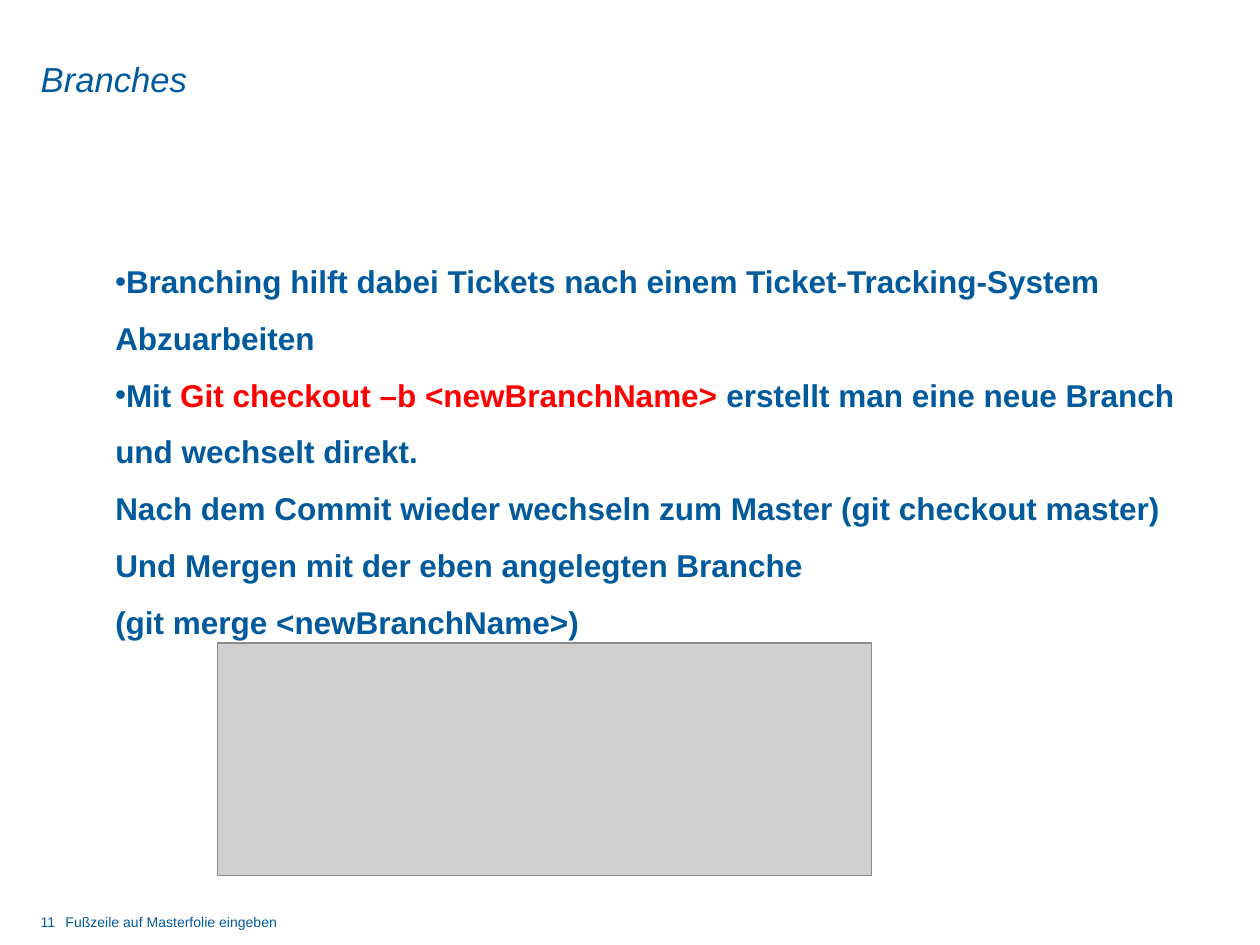
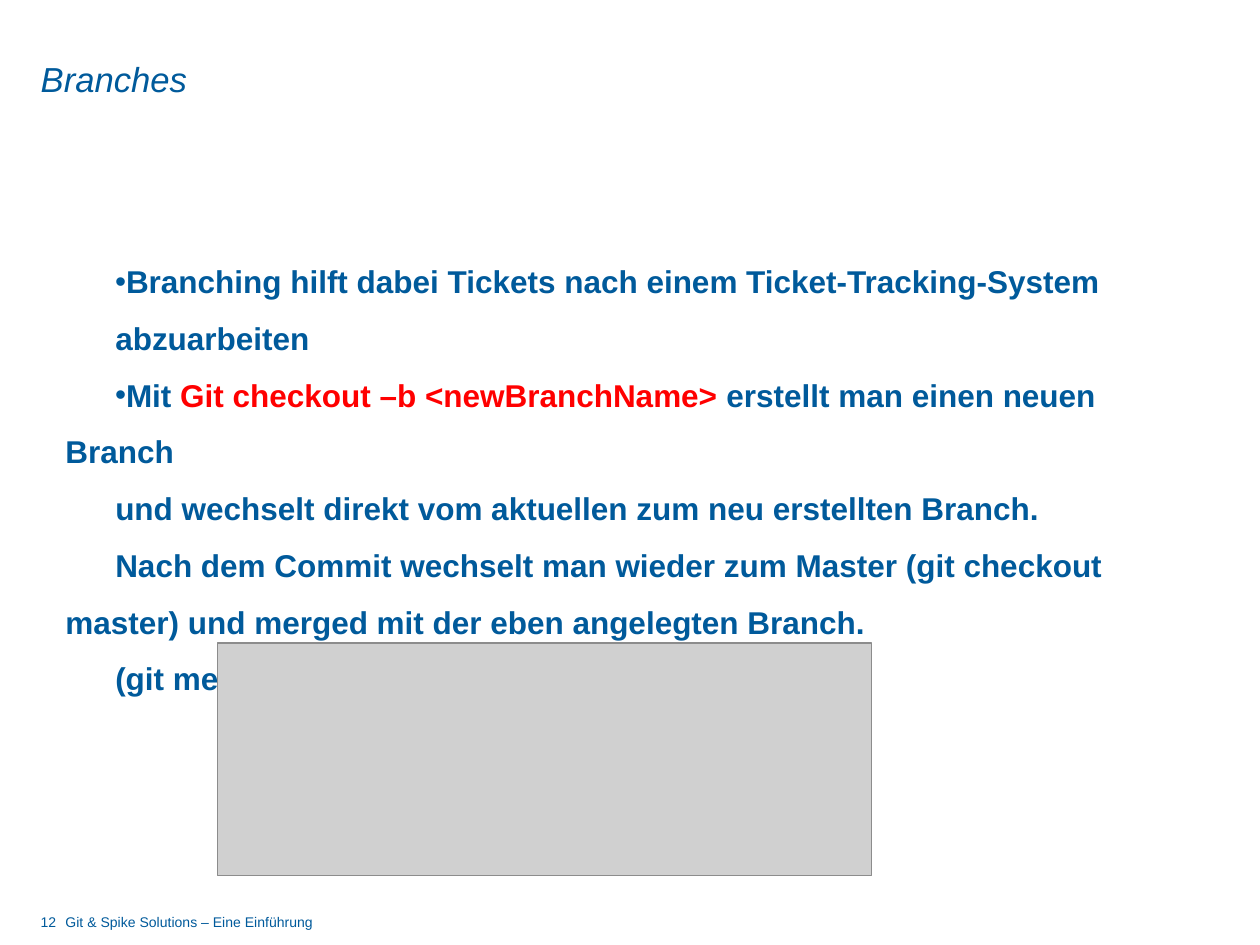
Before and after one commit to dot5343/TestRep, a slide deck: slide 12 of git_vortrag.pptx (slide 11 before the commit). Drawn at 1260x945 pixels with LibreOffice and Linux fonts; fonts in the diff are those of the drawing; grey boxes stand for pictures; background and template pictures are left out. Boxes give left, top, right and bottom in pixels: in the first picture for what was removed or moved away, otherwise in the second. Text is boxed around its words. In the diff, an @@ line names an element or a change of style, - is before the commit and + after.

Commit message:
Fußzeile hinzugefügt; Namen hinzugefügt; Was ist Git -> verfügbare Clients aufgelistet; git pull und git diff hinzugefügt; Formulierungsänderungen Folien 12, 15, 16;

```diff
--- a/git_vortrag.pptx
+++ b/git_vortrag.pptx
@@ text at (x1=65, y1=327, x2=1102, y2=640): text changed @@
-Abzuarbeiten
-• Mit Git checkout –b <newBranchName> erstellt man eine neue Branch
-und wechselt direkt.
-Nach dem Commit wieder wechseln zum Master (git checkout master)
-Und Mergen mit der eben angelegten Branche
+abzuarbeiten
+• Mit Git checkout –b <newBranchName> erstellt man einen neuen Branch
+und wechselt direkt vom aktuellen zum neu erstellten Branch.
+Nach dem Commit wechselt man wieder zum Master (git checkout master) und merged mit der eben angelegten Branch.
@@ page number at (x1=41, y1=917, x2=57, y2=927): text changed @@
-11
+12
@@ text removed at (x1=65, y1=917, x2=277, y2=930) @@
-Fußzeile auf Masterfolie eingeben
@@ text added at (x1=65, y1=917, x2=313, y2=930), 8 pt, text #005A9B @@
+Git & Spike Solutions – Eine Einführung
```
Also in this commit, not shown: 13 other slides changed, 1 slide added.
